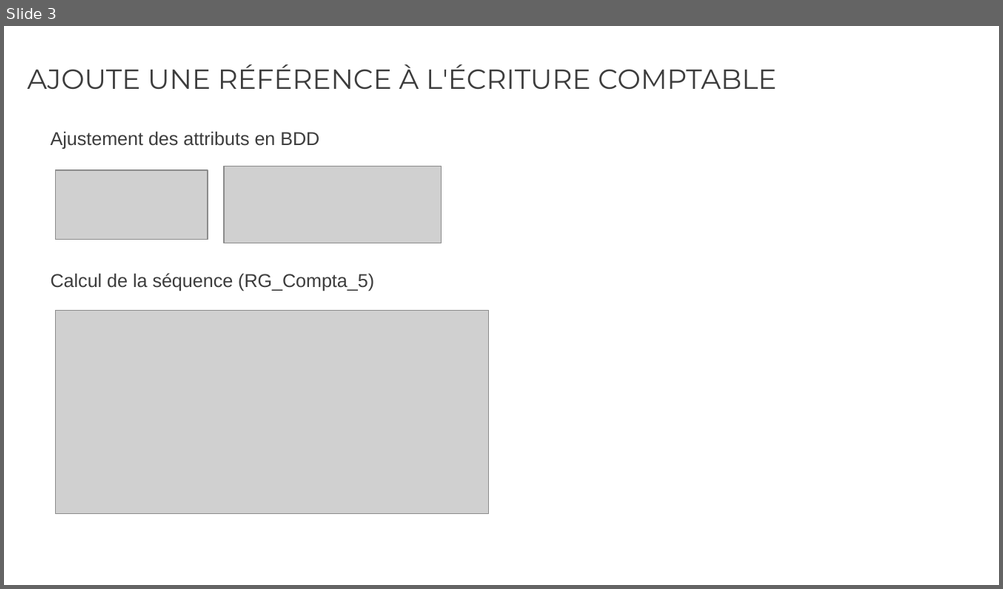
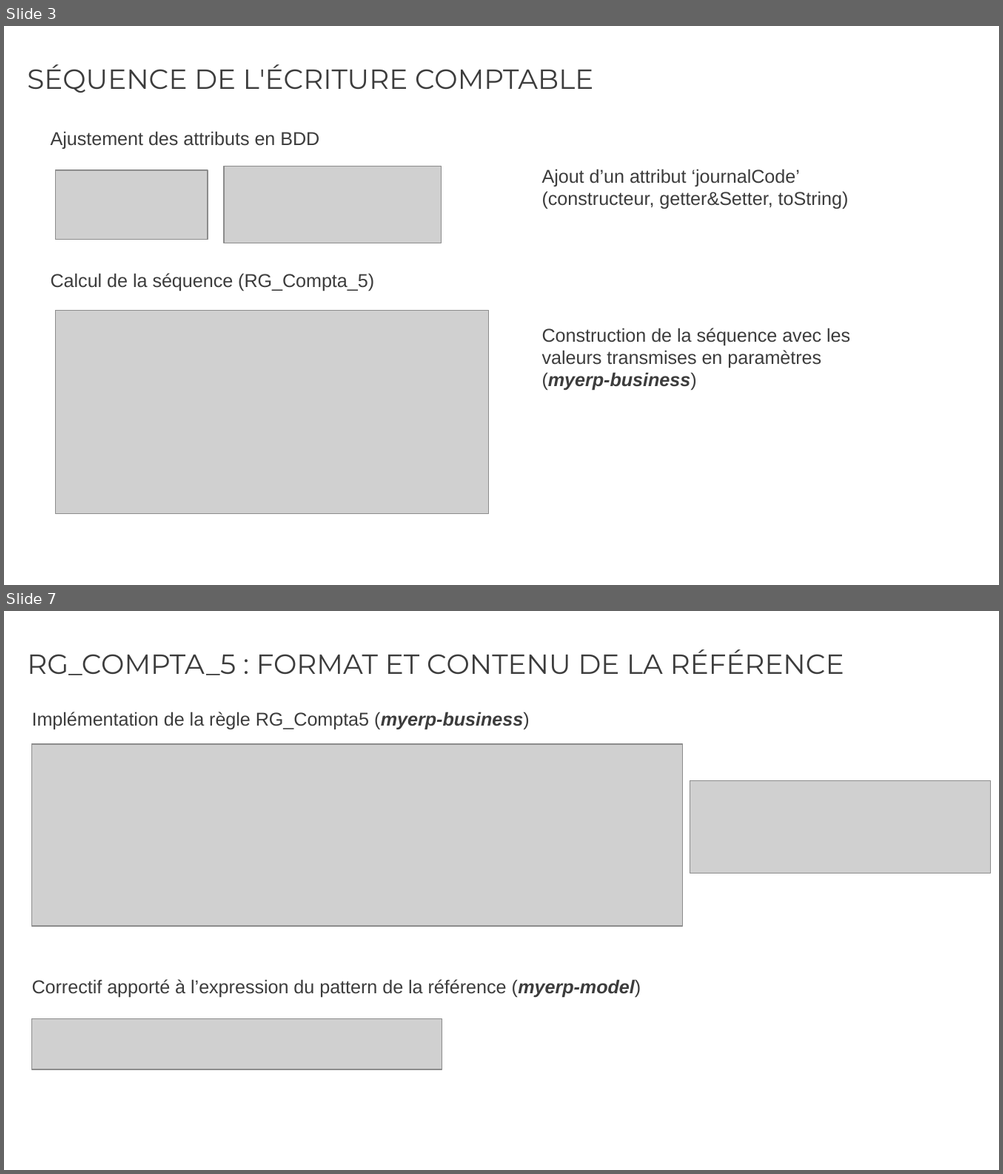
Before and after one commit to rvallet/ocp9-projetB4, a slide deck: doc/Présentation_OCP9_projetB4.pptx. Shown one above the other, each under a label of ours: slide 3 before the commit, slides 3 and 7 after it; the slides between them are not shown. The pictures are 1003x589 and 1003x1174 pixels, drawn with LibreOffice and Linux fonts; fonts in the diff are those of the drawing; grey boxes stand for pictures. Boxes give left, top, right and bottom in pixels: in the first picture for what was removed or moved away, otherwise in the second. Text is boxed around its words. In the diff, an @@ line names an element or a change of style, - is before the commit and + after.

```diff
--- a/doc/Présentation_OCP9_projetB4.pptx
+++ b/doc/Présentation_OCP9_projetB4.pptx
@@ slide 7 added at [4, 611, 999, 1170], background #FFFFFF @@
@@ title added at [27, 649, 844, 675], 20 pt, text #3C3C3C @@
+RG_COMPTA_5 : FORMAT ET CONTENU DE LA RÉFÉRENCE
@@ text added at [32, 712, 529, 730], 13.5 pt, text #3C3C3C @@
+Implémentation de la règle RG_Compta5 (myerp-business)
@@ picture added at [32, 744, 683, 926] @@
@@ picture added at [690, 781, 990, 874] @@
@@ text added at [32, 980, 641, 998], 13.5 pt, text #3C3C3C @@
+Correctif apporté à l’expression du pattern de la référence (myerp-model)
@@ picture added at [32, 1019, 441, 1071] @@
@@ slide 3 changed as well @@
@@ title at [27, 64, 593, 93]: text changed @@
-AJOUTE UNE RÉFÉRENCE À L'ÉCRITURE COMPTABLE
+SÉQUENCE DE L'ÉCRITURE COMPTABLE
@@ text added at [542, 169, 848, 209], 13.5 pt, text #3C3C3C @@
+Ajout d’un attribut ‘journalCode’ (constructeur, getter&Setter, toString)
@@ text added at [542, 328, 850, 391], 13.5 pt, text #3C3C3C @@
+Construction de la séquence avec les valeurs transmises en paramètres
+(myerp-business)
```
Also in this commit, not shown: 2 other slides changed, 5 other slides added, 2 slides removed, 3 other files.
